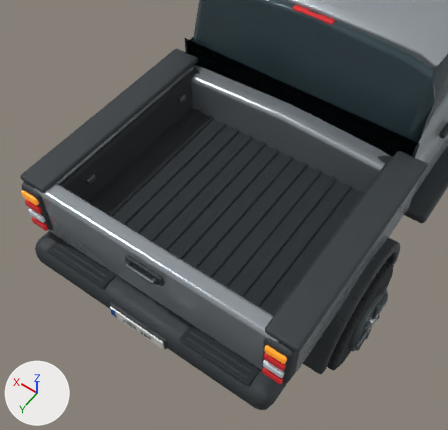
Renders of the Blender file source_blender/dam_pickup.blend from each side of a commit.
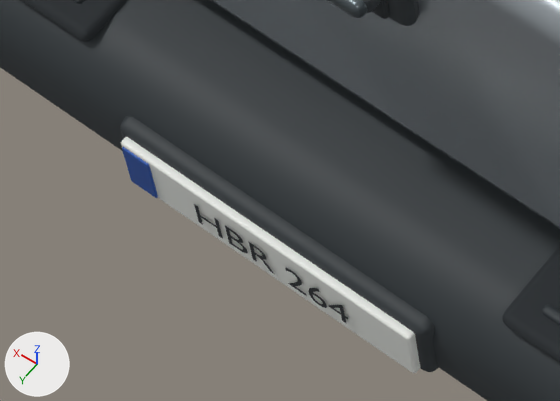
There are two pictures of each version: one from a camera (50 mm lens) standing at (-1.611, 4.332, 4.441) and looking at (-0.147, 2.283, 1.221), one close up on the part from 20% to 42% of the width and 65% to 82% of the height. Arrows for +X, +Y and +Z are at lower left; the lights stay in place. The first two pictures are the older version.

The first close-up shows 'Rear bumper step insert', 'Rear bumper step insert.001', 'Rear number plate', 'Rear plate blue band', 'Rear plate holder', 'Rear registration', 'Rear step bumper', 'Tailgate', 'Tailgate bridge grip', 'Tailgate handle bezel' and 3 more.
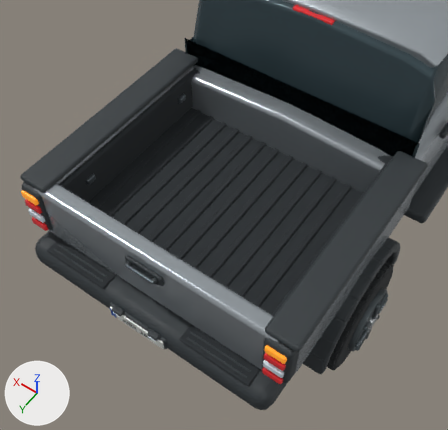
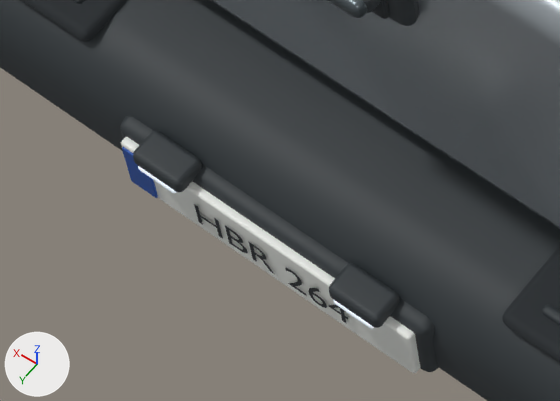
Where the change shows, as pixel boxes [x1, y1, x2, y2] in the close-ups (560 x 401 px):
'Rear plate lamp housing', added: after [329, 263, 400, 328]
'Rear plate lamp housing.001', added: after [133, 131, 202, 192]
'Rear plate lamp diffuser', added: after [334, 300, 374, 329]
'Rear plate lamp diffuser.001', added: after [138, 166, 176, 193]

Patch to the scene script:
```diff
--- a/source_blender/dam_pickup.blend.py
+++ b/source_blender/dam_pickup.blend.py
@@ me_cube_299 @@
+me_cube_299.from_pydata(...)  # 96 vertices, 98 faces; spans x -0.03..0.03, y -0.013..0.013, z -0.0045..0.0045
+me_cube_299.materials.append(mat_headlight_lens)  # pale blue #e8f5ff, glowing pale blue #e8f5ff
@@ me_cube_298 @@
+me_cube_298.from_pydata(...)  # 96 vertices, 98 faces; spans x -0.039..0.039, y -0.023..0.023, z -0.0135..0.0135
+me_cube_298.materials.append(mat_textured_graphite_polymer)  # dark grey #30373a
@@ me_cube_297 @@
+me_cube_297.from_pydata(...)  # 96 vertices, 98 faces; spans x -0.03..0.03, y -0.013..0.013, z -0.0045..0.0045
+me_cube_297.materials.append(mat_headlight_lens)  # pale blue #e8f5ff, glowing pale blue #e8f5ff
@@ ob_rear_plate_lamp_diffuser_001 @@
+ob_rear_plate_lamp_diffuser_001 = bpy.data.objects.new('Rear plate lamp diffuser.001', me_cube_299)
+ob_rear_plate_lamp_diffuser_001.parent = ob_dam_pickup
+ob_rear_plate_lamp_diffuser_001.location = (0.154, 3.085, 0.773)
@@ ob_rear_plate_lamp_housing_001 @@
+ob_rear_plate_lamp_housing_001 = bpy.data.objects.new('Rear plate lamp housing.001', me_cube_298)
+ob_rear_plate_lamp_housing_001.parent = ob_dam_pickup
+ob_rear_plate_lamp_housing_001.location = (0.154, 3.074, 0.785)
@@ ob_rear_plate_lamp_diffuser @@
+ob_rear_plate_lamp_diffuser = bpy.data.objects.new('Rear plate lamp diffuser', me_cube_297)
+ob_rear_plate_lamp_diffuser.parent = ob_dam_pickup
+ob_rear_plate_lamp_diffuser.location = (-0.154, 3.085, 0.773)
@@ ob_rear_plate_lamp_housing @@
+ob_rear_plate_lamp_housing = bpy.data.objects.new('Rear plate lamp housing', me_cube_298.copy())
+ob_rear_plate_lamp_housing.parent = ob_dam_pickup
+ob_rear_plate_lamp_housing.location = (-0.154, 3.074, 0.785)
```
